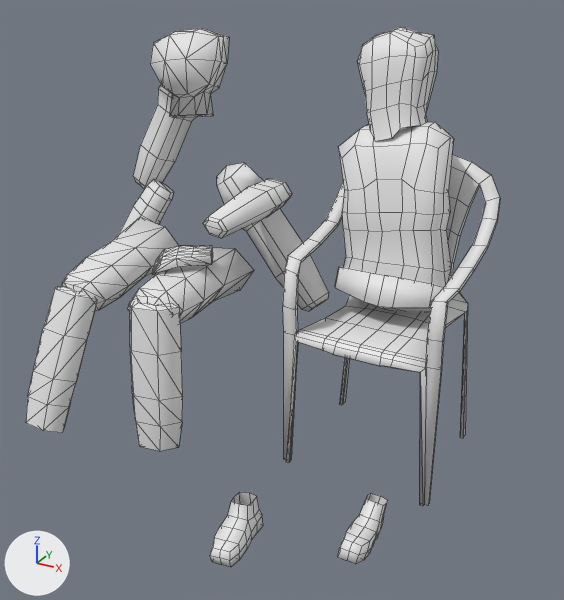
The FBX model cookies/Assets/Models/Characters/torture_victim.FBX: old version first, new version second.
Before and after are seen from a 50 mm camera at (0.421, -1.17, 0.834) aimed at (-0.167, -0.103, 0.3). The axes (+X, +Y, +Z) are drawn at lower left. The lights are the same throughout. Mesh edges are drawn as thin lines. Materials are left out; every surface is plain grey. Where no turn or scale is listed for an object, it has been applied to the vertices. Vertices at the same position are counted once.

Objects in the first picture: 'burlap_sack', 'lawn_chair', 'victim_head', 'victim_l_foot', 'victim_left_bicep', 'victim_left_femur', 'victim_left_forearm', 'victim_left_hand', 'victim_left_leg', 'victim_pelvis', 'victim_r_foot', 'victim_right_bicep', 'victim_right_femur', 'victim_right_forearm', 'victim_right_leg', 'victim_torso'.
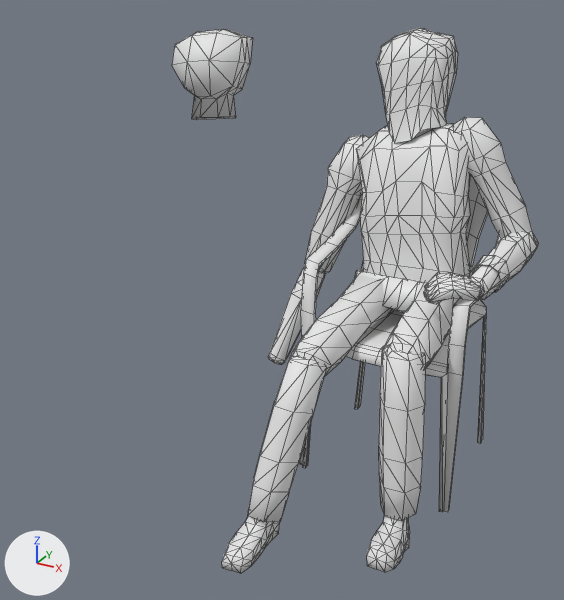
Changed parts and their boxes (x1, y1, x2, y2) in the pictures (564 x 600 px):
'burlap_sack', reshaped, moved, turned, rescaled
    before: (358, 27, 438, 141)
    after: (222, 28, 538, 573)
'lawn_chair', moved
    before: (283, 154, 500, 506)
    after: (300, 175, 502, 512)
'victim_torso', deleted
    before: (339, 121, 454, 287)
'victim_head', moved
    before: (150, 28, 229, 118)
    after: (172, 29, 253, 120)
'victim_left_leg', deleted
    before: (129, 300, 183, 451)
'victim_right_leg', deleted
    before: (26, 286, 96, 433)
'victim_right_femur', deleted
    before: (61, 217, 179, 311)
'victim_left_femur', deleted
    before: (127, 248, 254, 323)
'victim_left_bicep', deleted
    before: (217, 163, 329, 311)
'victim_right_bicep', deleted
    before: (133, 84, 196, 189)
'victim_pelvis', deleted
    before: (335, 267, 444, 312)
'victim_left_forearm', deleted
    before: (203, 179, 292, 238)
'victim_r_foot', deleted
    before: (210, 492, 263, 567)
'victim_l_foot', deleted
    before: (338, 493, 388, 564)
'victim_right_forearm', deleted
    before: (119, 180, 173, 234)
'victim_left_hand', deleted
    before: (152, 245, 213, 275)
part 1 of me_mesh_001, added
    after: (222, 117, 538, 573)

What changed in the scene script:
```text
Change me_mesh_001:
    used by ob_burlap_sack; parent = ob_victim_torso; location = (-3.392, 13.62, -28.09); rotation_euler = (0.0, 0.0, 0.0854), in degrees (0, 0, 4.9); scale = (1.23, 1.21, 1.33)
    remove me_mesh_001.from_pydata(...)  # 89 vertices, 80 faces; spans x -6.0..6.3, y -10.9..7.0, z -1.7..10.0
    add me_mesh_001.from_pydata(...)  # 751 vertices, 1402 faces; spans x -23.9..21.0, y -67.2..7.0, z -1.7..54.0
    me_mesh_001 part 1: 662 vertices added at x -23.9..21.0, y -67.2..-6.8, z 1.0..54.0
Remove ob_victim_right_leg:
    ob_victim_right_leg = bpy.data.objects.new('victim_right_leg', me_mesh_002)
Remove ob_victim_left_femur:
    ob_victim_left_femur = bpy.data.objects.new('victim_left_femur', me_mesh_005)
Change ob_victim_head:
    ob_victim_head.location: (-0.485, 0.122, 0.64) -> (-0.434, 0.122, 0.641)
Remove ob_victim_left_forearm:
    ob_victim_left_forearm = bpy.data.objects.new('victim_left_forearm', me_mesh_011)
Remove ob_victim_left_leg:
    ob_victim_left_leg = bpy.data.objects.new('victim_left_leg', me_mesh_004)
Remove ob_victim_r_foot:
    ob_victim_r_foot = bpy.data.objects.new('victim_r_foot', me_mesh_014)
Remove ob_victim_l_foot:
    ob_victim_l_foot = bpy.data.objects.new('victim_l_foot', me_mesh_015)
Remove ob_victim_left_bicep:
    ob_victim_left_bicep = bpy.data.objects.new('victim_left_bicep', me_mesh_012)
Remove ob_victim_torso:
    ob_victim_torso = bpy.data.objects.new('victim_torso', me_mesh)
Remove ob_victim_right_femur:
    ob_victim_right_femur = bpy.data.objects.new('victim_right_femur', me_mesh_003)
Remove ob_victim_left_hand:
    ob_victim_left_hand = bpy.data.objects.new('victim_left_hand', me_mesh_010)
Remove ob_victim_right_forearm:
    ob_victim_right_forearm = bpy.data.objects.new('victim_right_forearm', me_mesh_008)
Change ob_burlap_sack:
    remove ob_burlap_sack.parent = ob_victim_torso
    ob_burlap_sack.location: (-3.392, 13.62, -28.09) -> (-0.0257, 0.134, 0.659)
    ob_burlap_sack.rotation_euler: (0.0, 0.0, 0.0854) -> (1.571, -0.0873, 0.0)  # degrees (0, 0, 4.9) -> degrees (90, -5, 0)
    ob_burlap_sack.scale: (1.23, 1.21, 1.33) -> (0.01, 0.01, 0.01)
Change ob_lawn_chair:
    ob_lawn_chair.location: (-0.011, 0.004, 0.0) -> (0.022, 0.004, 0.0)
Remove ob_victim_pelvis:
    ob_victim_pelvis = bpy.data.objects.new('victim_pelvis', me_mesh_006)
Remove ob_victim_right_bicep:
    ob_victim_right_bicep = bpy.data.objects.new('victim_right_bicep', me_mesh_009)
```
